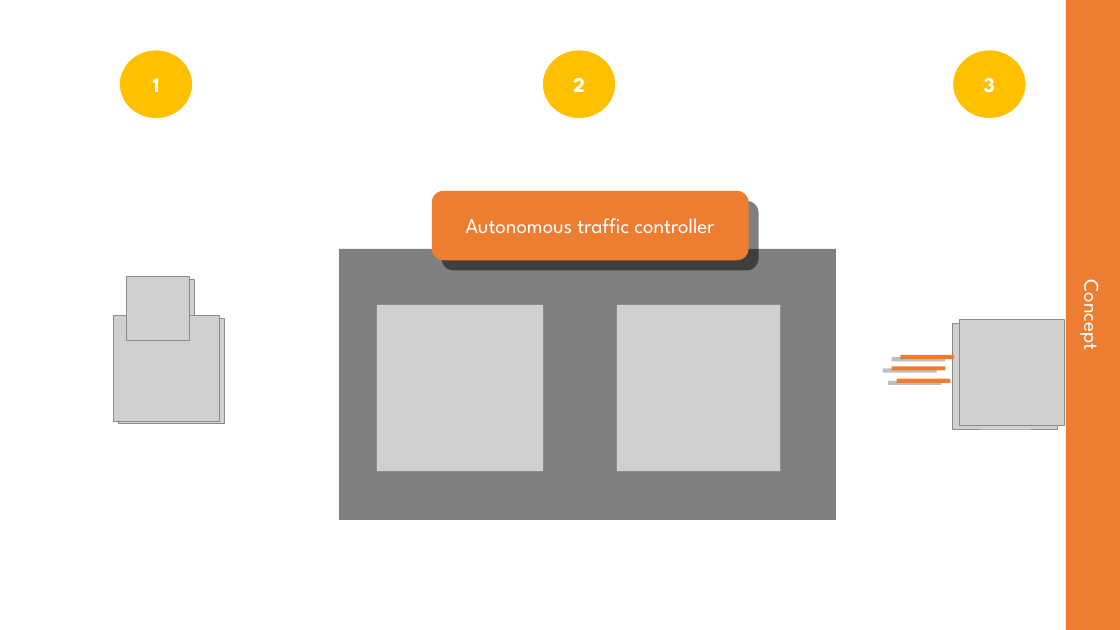
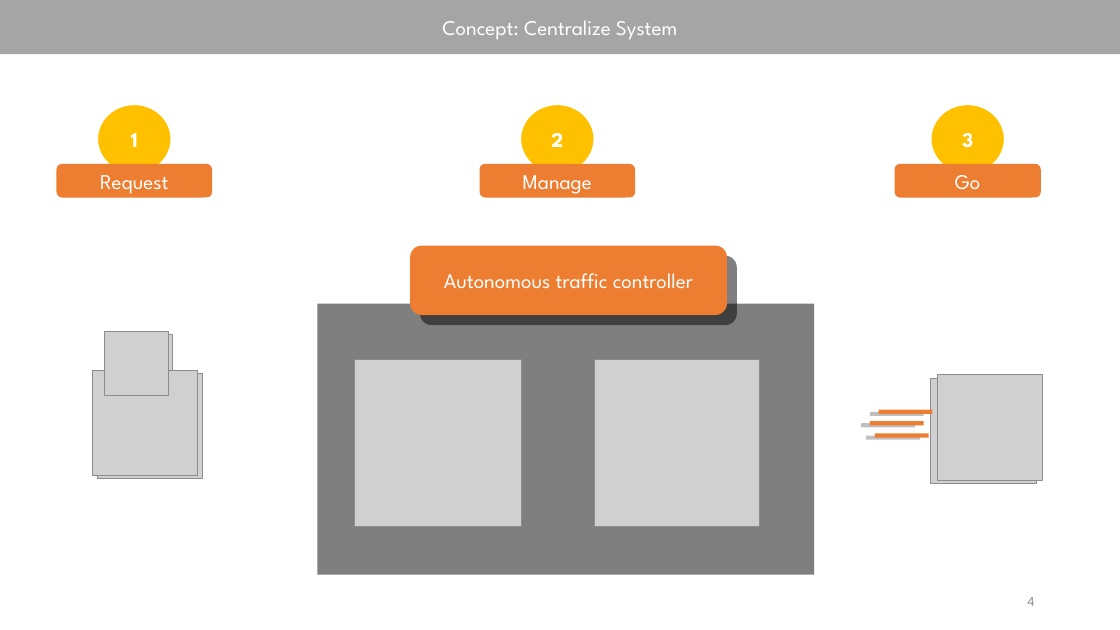
Before and after one commit to Embineer/Embineer, a slide deck: slide 4 of presentation/Autonomous traffic system presentation.pptx. Drawn at 1120x630 pixels with LibreOffice and Linux fonts; fonts in the diff are those of the drawing; grey boxes stand for pictures. Boxes give left, top, right and bottom in pixels: in the first picture for what was removed or moved away, otherwise in the second. Text is boxed around its words. In the diff, an @@ line names an element or a change of style, - is before the commit and + after.

```diff
--- a/presentation/Autonomous traffic system presentation.pptx
+++ b/presentation/Autonomous traffic system presentation.pptx
@@ rectangle "Concept: Centralize System" at <box>0,0,1120,55</box>: fill #ED7D31 to #A5A5A5; rotation 90 to 0 degrees @@
@@ text in rectangle at <box>442,21,677,39</box>: text changed @@
-Concept
+Concept: Centralize System
@@ rounded rectangle added at <box>56,164,212,197</box>, fill #ED7D31, 18 pt, text #FFFFFF @@
+Request
@@ rounded rectangle added at <box>480,164,635,197</box>, fill #ED7D31, 18 pt, text #FFFFFF @@
+Manage
@@ rounded rectangle added at <box>895,164,1041,197</box>, fill #ED7D31, 18 pt, text #FFFFFF @@
+Go
@@ 8 pictures, 7 rectangles, 3 ellipses, 2 rounded rectangles: place and size @@
-8 pictures, 7 rectangles, 3 ellipses, 2 rounded rectangles at <box>114,50,1065,520</box>
+8 pictures, 7 rectangles, 3 ellipses, 2 rounded rectangles at <box>92,104,1044,576</box>
@@ page number added at <box>1027,597,1034,606</box>, 12 pt, text #8C8C8C @@
+4
```
Also in this commit, not shown: 16 other slides changed.
